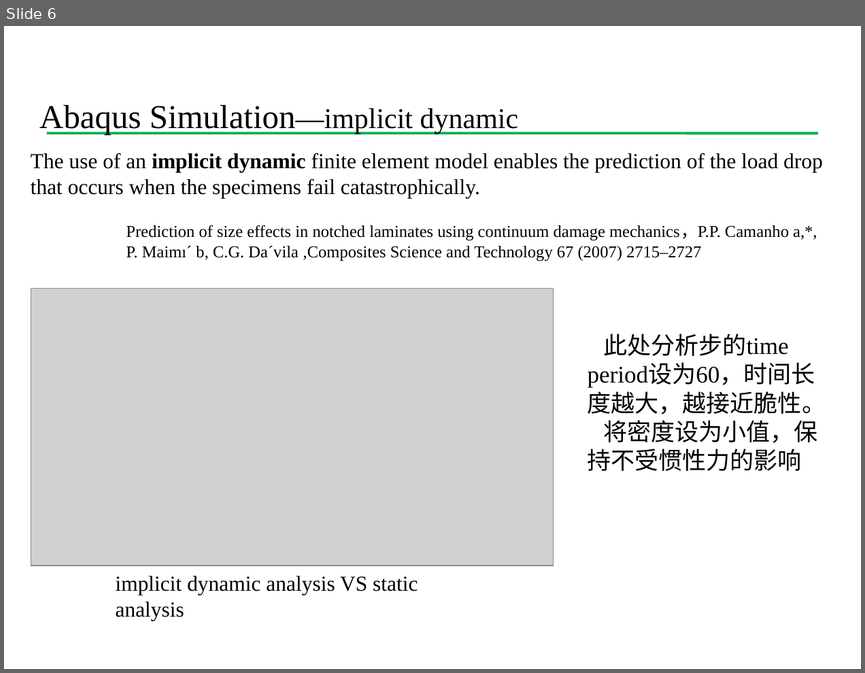
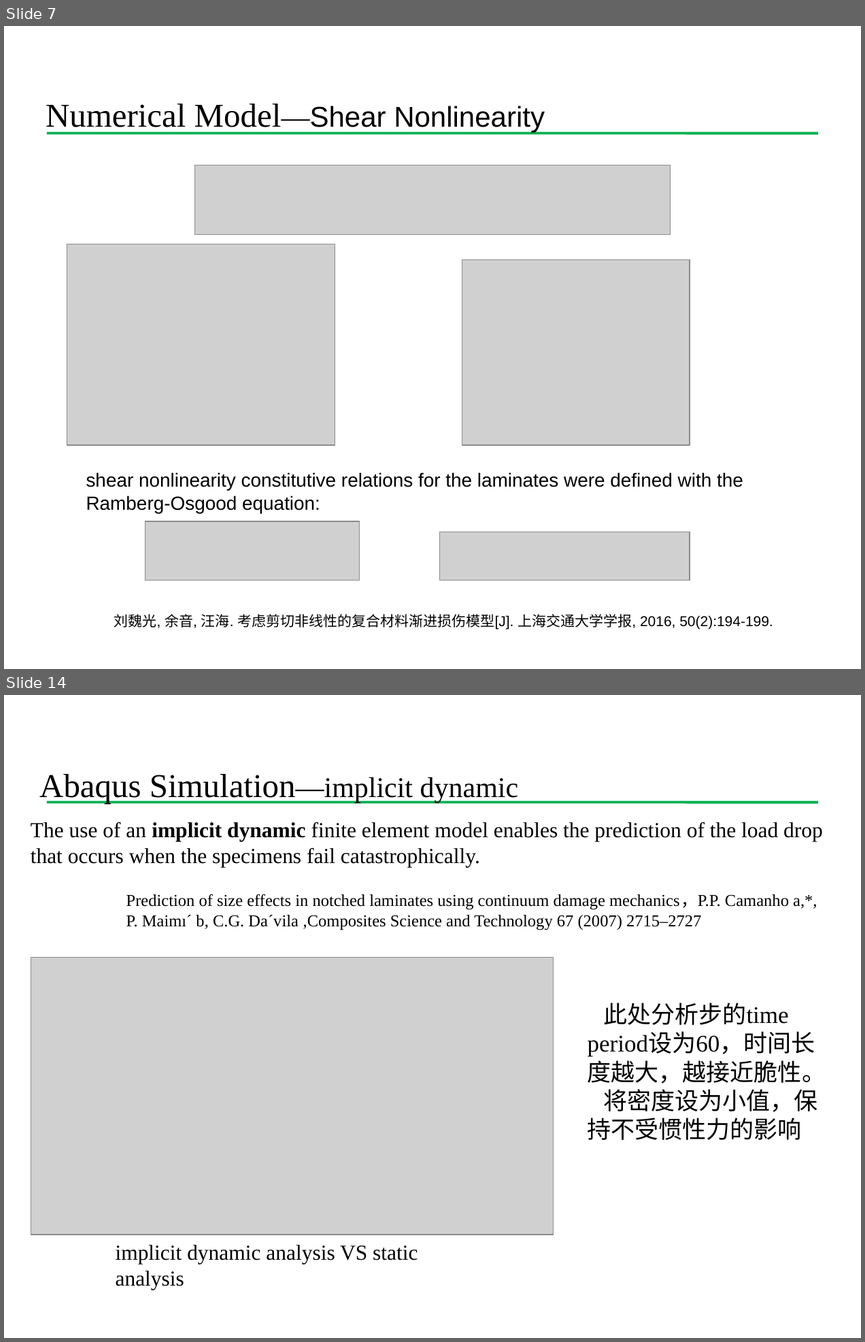
Before and after one commit to Chu2015/UMAThashinlinear4, a slide deck: 组会报告/组会20180110.pptx. Shown one above the other, each under a label of ours: slide 6 before the commit, slides 7 and 14 after it; the slides between them are not shown. The pictures are 865x673 and 865x1342 pixels, drawn with LibreOffice and Linux fonts; fonts in the diff are those of the drawing; grey boxes stand for pictures; background and template pictures are left out. Boxes give left, top, right and bottom in pixels: in the first picture for what was removed or moved away, otherwise in the second. Text is boxed around its words. In the diff, an @@ line names an element or a change of style, - is before the commit and + after.

```diff
--- a/组会报告/组会20180110.pptx
+++ b/组会报告/组会20180110.pptx
@@ slide 7 added at [4,26,861,669], background #FFFFFF; not listed: 1 template element that a slide beside it also shows @@
@@ text added at [45,104,545,133], 24 pt, text #000000 @@
+  Numerical Model—Shear Nonlinearity
@@ picture added at [195,165,670,234] @@
@@ picture added at [67,244,334,445] @@
@@ picture added at [462,260,689,445] @@
@@ text added at [86,472,743,513], 16 pt, text #000000 @@
+shear nonlinearity constitutive relations for the laminates were defined with the Ramberg-Osgood equation:
@@ picture added at [145,521,360,580] @@
@@ picture added at [439,531,689,580] @@
@@ text added at [114,614,772,629], 12 pt, text #000000 @@
+刘魏光, 余音, 汪海. 考虑剪切非线性的复合材料渐进损伤模型[J]. 上海交通大学学报, 2016, 50(2):194-199.
@@ what was slide 6 is now slide 14 @@
```
Also in this commit, not shown: 5 slides changed, 8 other slides added, 2 other files.
